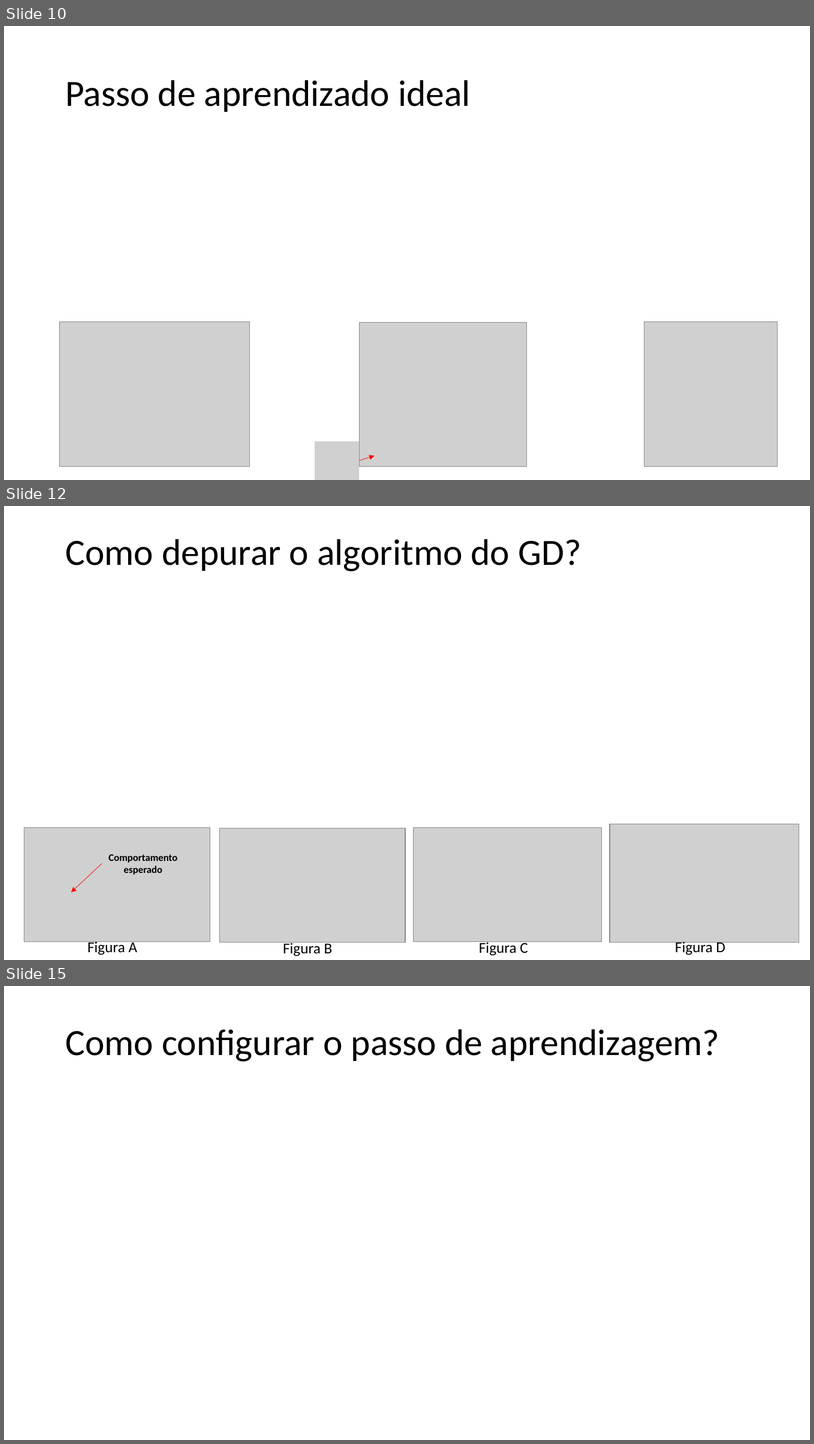
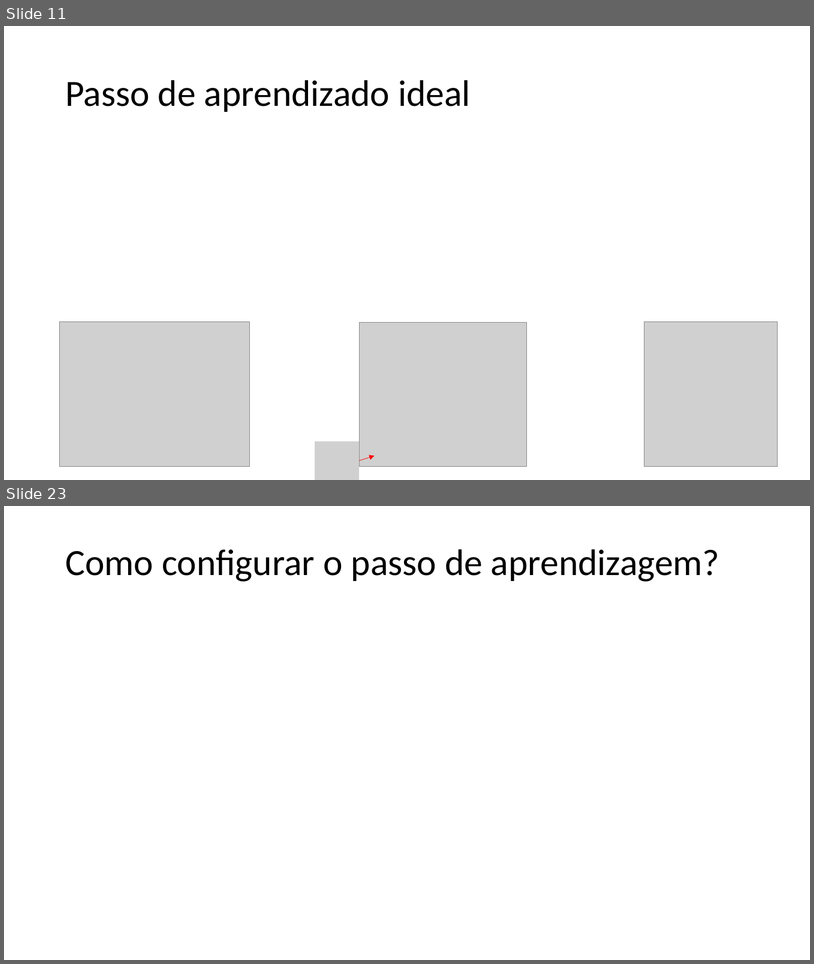
Before and after one commit to zz4fap/t319_aprendizado_de_maquina, a slide deck: slides/T319_Regressão_Linear (Parte III).pptx. Shown one above the other, each under a label of ours: slides 10, 12 and 15 before the commit, slides 11 and 23 after it; the slides between them are not shown. The pictures are 814x1444 and 814x964 pixels, drawn with LibreOffice and Linux fonts; fonts in the diff are those of the drawing; grey boxes stand for pictures. Boxes give left, top, right and bottom in pixels: in the first picture for what was removed or moved away, otherwise in the second. Text is boxed around its words. In the diff, an @@ line names an element or a change of style, - is before the commit and + after.

```diff
--- a/slides/T319_Regressão_Linear (Parte III).pptx
+++ b/slides/T319_Regressão_Linear (Parte III).pptx
@@ slide 12 removed at <box>4,506,810,960</box>, background #FFFFFF @@
@@ title removed at <box>65,539,581,571</box> @@
-Como depurar o algoritmo do GD?
@@ picture removed at <box>24,827,210,942</box> @@
@@ picture removed at <box>219,828,405,942</box> @@
@@ picture removed at <box>414,827,602,942</box> @@
@@ picture removed at <box>610,823,800,942</box> @@
@@ arrow removed from (102, 864) to (71, 892) @@
@@ text removed at <box>108,854,177,874</box> @@
-Comportamento esperado
@@ text removed at <box>87,940,138,955</box> @@
-Figura A
@@ text removed at <box>283,940,333,956</box> @@
-Figura B
@@ text removed at <box>479,940,528,955</box> @@
-Figura C
@@ text removed at <box>675,939,725,955</box> @@
-Figura D
@@ what was slide 10 is now slide 11 @@
@@ what was slide 15 is now slide 23 @@
```
Also in this commit, not shown: 1 slide changed, 12 slides added, 2 other slides removed, 6 other files.
